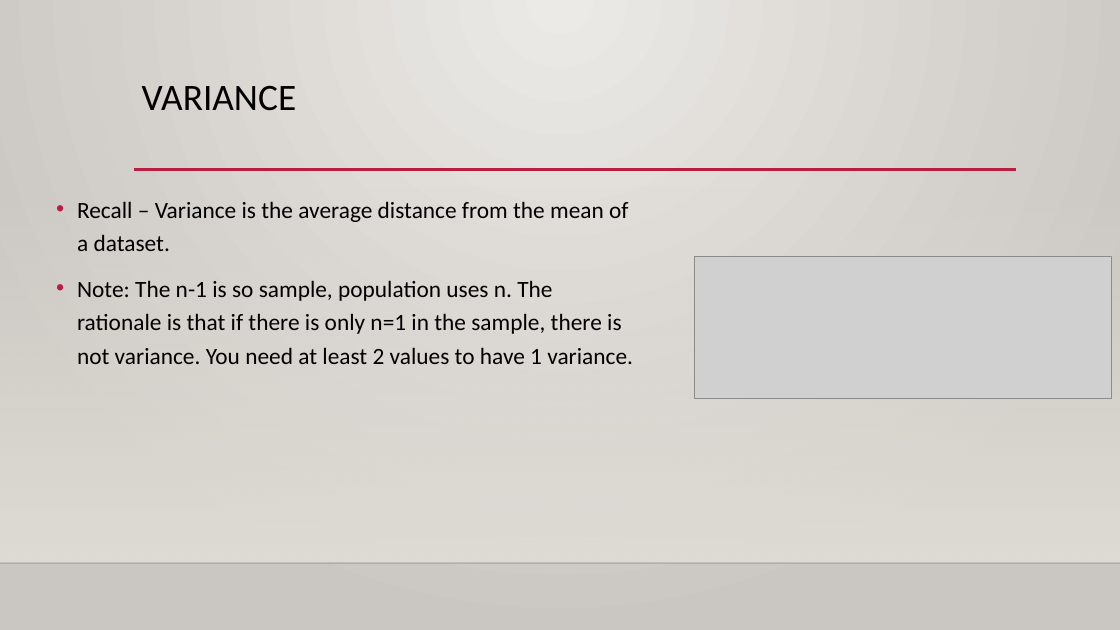
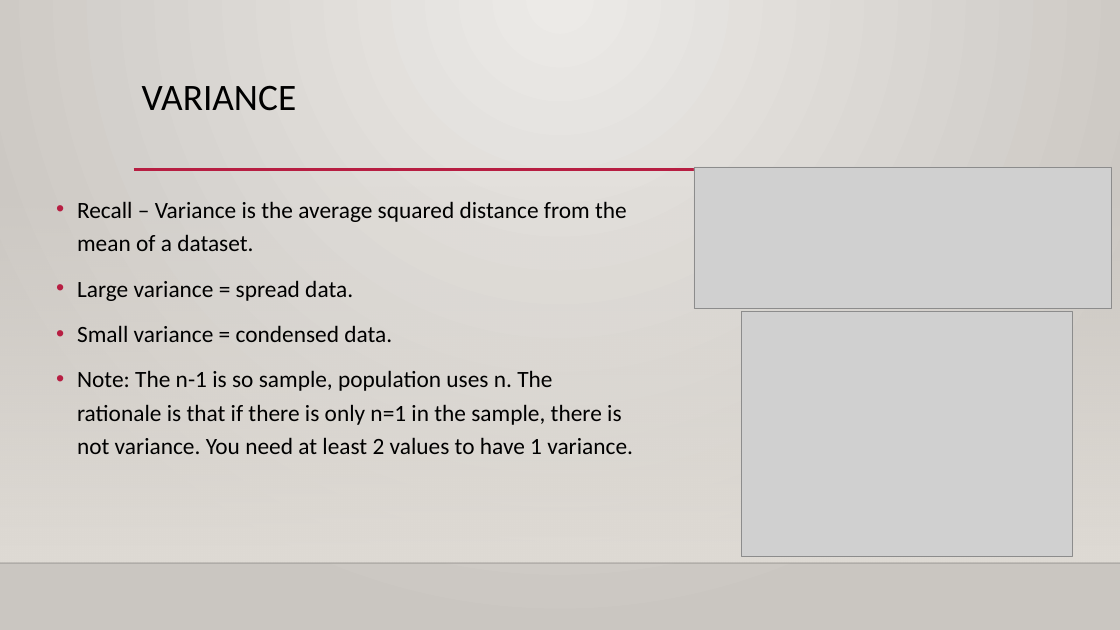
Before and after one commit to AkeemSemper/Basic_Stats_in_Python_Student_Workbooks, a slide deck: slide 8 of reference_material/slides/011_Correlation_Scatter.pptx (slide 4 before the commit). Drawn at 1120x630 pixels with LibreOffice and Linux fonts; fonts in the diff are those of the drawing; grey boxes stand for pictures; background and template pictures are left out. Boxes give left, top, right and bottom in pixels: in the first picture for what was removed or moved away, otherwise in the second. Text is boxed around its words. In the diff, an @@ line names an element or a change of style, - is before the commit and + after.

```diff
--- a/reference_material/slides/011_Correlation_Scatter.pptx
+++ b/reference_material/slides/011_Correlation_Scatter.pptx
@@ picture moved from (x1=694, y1=256, x2=1111, y2=398) to (x1=694, y1=167, x2=1111, y2=309) @@
@@ text at (x1=77, y1=201, x2=627, y2=342): text changed @@
-• Recall – Variance is the average distance from the mean of a dataset.
+• Recall – Variance is the average squared distance from the mean of a dataset.
+• Large variance = spread data.
+• Small variance = condensed data.
@@ picture added at (x1=741, y1=311, x2=1072, y2=556) @@
```
Also in this commit, not shown: 10 other slides changed, 6 slides added, 33 other files.
